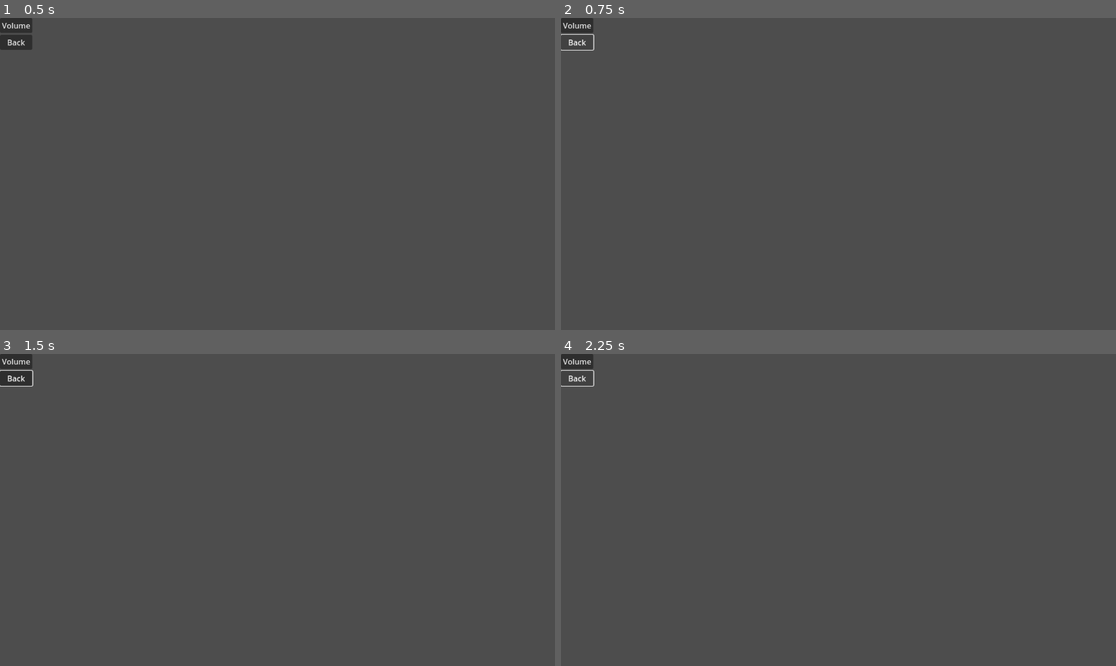
Above: before the commit, frames 1-4 (two rows, left to right).
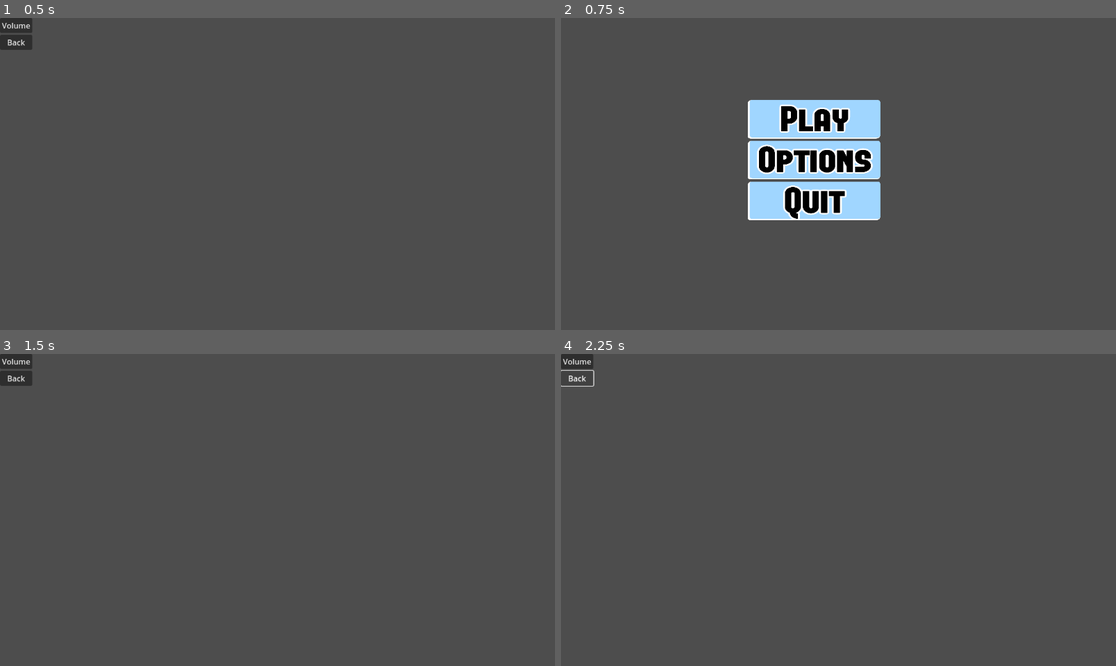
Above: after the commit, the same moments.

Repository: Allppatt/ggj-2025
Game: Godot game, scene res://screen/OptionScreen/options_menu.tscn
Two runs of this game, one before a commit and one after it. Both use one fixed random seed, a clock stepped at 60 frames per second and the inputs below. This scene is started directly instead of the project's main scene.
Inputs (mouse positions are in pixels of both pictures, inside the frame that each line leads up to):
- Up to frame 1 (0.5 s): no input
- Up to frame 2 (0.75 s): click "Back" at 0.5 s
- Up to frame 3 (1.5 s): click (255, 494) at 1.27 s
- Up to frame 4 (2.25 s): click "Back" at 2 s

Frame 1 is identical in both runs. In frame 2, 9.2% of the frame differs, in the area x 0-58%, y 0-65%; in frame 3, less than 0.1%; in frame 4, nothing differs.

Commit message:
commit ke 3/4

Diff:
--- a/menu.tscn
+++ b/menu.tscn
@@ -1,15 +1,15 @@
 [gd_scene load_steps=11 format=3 uid="uid://cxu3aw8ki5q2x"]
 
 [ext_resource type="Script" path="res://play.gd" id="1_aujxh"]
-[ext_resource type="Texture2D" uid="uid://cgfsfjpqy7vbq" path="res://icon/PlayButtonNormal.png" id="2_d7pm2"]
-[ext_resource type="Texture2D" uid="uid://vnfi8abet41s" path="res://icon/PlayButtonPressed.png" id="3_6y7as"]
-[ext_resource type="Texture2D" uid="uid://bchcmvykjvj8q" path="res://icon/PlayButtonHover.png" id="4_4obgt"]
-[ext_resource type="Texture2D" uid="uid://c7yx530xdnohv" path="res://icon/OptionButtonNormal.png" id="5_7c8th"]
-[ext_resource type="Texture2D" uid="uid://bvgxps06ntbyi" path="res://icon/OptionButtonClicked.png" id="6_kx33m"]
-[ext_resource type="Texture2D" uid="uid://bp7xupbr6lhad" path="res://icon/OptionButtonHover.png" id="7_0yp8l"]
-[ext_resource type="Texture2D" uid="uid://gjfbfusjgv3w" path="res://icon/QuitButtonNormal.png" id="8_5ek28"]
-[ext_resource type="Texture2D" uid="uid://co1t7pcwujw0b" path="res://icon/QuitButtonPressed.png" id="9_ni1ig"]
-[ext_resource type="Texture2D" uid="uid://bljsnk6ssh8gw" path="res://icon/QuitButtonHover.png" id="10_2ovxs"]
+[ext_resource type="Texture2D" uid="uid://cgfsfjpqy7vbq" path="res://ui/button/PlayButtonNormal.png" id="2_d7pm2"]
+[ext_resource type="Texture2D" uid="uid://vnfi8abet41s" path="res://ui/button/PlayButtonPressed.png" id="3_6y7as"]
+[ext_resource type="Texture2D" uid="uid://bchcmvykjvj8q" path="res://ui/button/PlayButtonHover.png" id="4_4obgt"]
+[ext_resource type="Texture2D" uid="uid://c7yx530xdnohv" path="res://ui/button/OptionButtonNormal.png" id="5_7c8th"]
+[ext_resource type="Texture2D" uid="uid://bvgxps06ntbyi" path="res://ui/button/OptionButtonClicked.png" id="6_kx33m"]
+[ext_resource type="Texture2D" uid="uid://bp7xupbr6lhad" path="res://ui/button/OptionButtonHover.png" id="7_0yp8l"]
+[ext_resource type="Texture2D" uid="uid://gjfbfusjgv3w" path="res://ui/button/QuitButtonNormal.png" id="8_5ek28"]
+[ext_resource type="Texture2D" uid="uid://co1t7pcwujw0b" path="res://ui/button/QuitButtonPressed.png" id="9_ni1ig"]
+[ext_resource type="Texture2D" uid="uid://bljsnk6ssh8gw" path="res://ui/button/QuitButtonHover.png" id="10_2ovxs"]
 
 [node name="Menu" type="Control"]
 layout_mode = 3
--- a/screen/OptionScreen/options_menu.gd
+++ b/screen/OptionScreen/options_menu.gd
@@ -9,7 +9,3 @@
 # Called every frame. 'delta' is the elapsed time since the previous frame.
 func _process(delta: float) -> void:
 	pass
-
-
-func _on_back_pressed() -> void:
-	get_tree().change_scene_to_file("res://menu.tscn")
--- a/screen/OptionScreen/options_menu.tscn
+++ b/screen/OptionScreen/options_menu.tscn
@@ -1,6 +1,6 @@
 [gd_scene load_steps=2 format=3 uid="uid://cq2osvmurocvo"]
 
-[ext_resource type="Script" path="res://options_menu.gd" id="1_lhf7b"]
+[ext_resource type="Script" path="res://screen/OptionScreen/v_box_container.gd" id="1_pubnu"]
 
 [node name="Menu" type="Control"]
 layout_mode = 3
@@ -9,7 +9,6 @@
 anchor_bottom = 1.0
 grow_horizontal = 2
 grow_vertical = 2
-script = ExtResource("1_lhf7b")
 
 [node name="MarginContainer" type="MarginContainer" parent="."]
 layout_mode = 0
@@ -18,13 +17,14 @@
 
 [node name="VBoxContainer" type="VBoxContainer" parent="MarginContainer"]
 layout_mode = 2
+script = ExtResource("1_pubnu")
 
 [node name="Volume" type="Button" parent="MarginContainer/VBoxContainer"]
 layout_mode = 2
 text = "Volume"
 
-[node name="Back" type="Button" parent="MarginContainer/VBoxContainer"]
+[node name="Volume2" type="Button" parent="MarginContainer/VBoxContainer"]
 layout_mode = 2
 text = "Back"
 
-[connection signal="pressed" from="MarginContainer/VBoxContainer/Back" to="." method="_on_back_pressed"]
+[connection signal="pressed" from="MarginContainer/VBoxContainer/Volume2" to="MarginContainer/VBoxContainer" method="_on_volume_2_pressed"]
--- /dev/null
+++ b/screen/OptionScreen/v_box_container.gd
@@ -0,0 +1,9 @@
+extends VBoxContainer
+
+
+func _on_back_pressed() -> void:
+	get_tree().change_scene_to_file("res://menu.tscn")
+
+
+func _on_volume_2_pressed() -> void:
+	get_tree().change_scene_to_file("res://menu.tscn")
Not shown, changed: ui/button/OptionButtonClicked.png.import
Not shown, changed: ui/button/OptionButtonHover.png.import
Not shown, changed: ui/button/OptionButtonNormal.png.import
Not shown, changed: ui/button/PlayButtonHover.png.import
Not shown, changed: ui/button/PlayButtonNormal.png.import
Not shown, changed: ui/button/PlayButtonPressed.png.import
Not shown, changed: ui/button/QuitButtonHover.png.import
Not shown, changed: ui/button/QuitButtonNormal.png.import
Not shown, changed: ui/button/QuitButtonPressed.png.import
